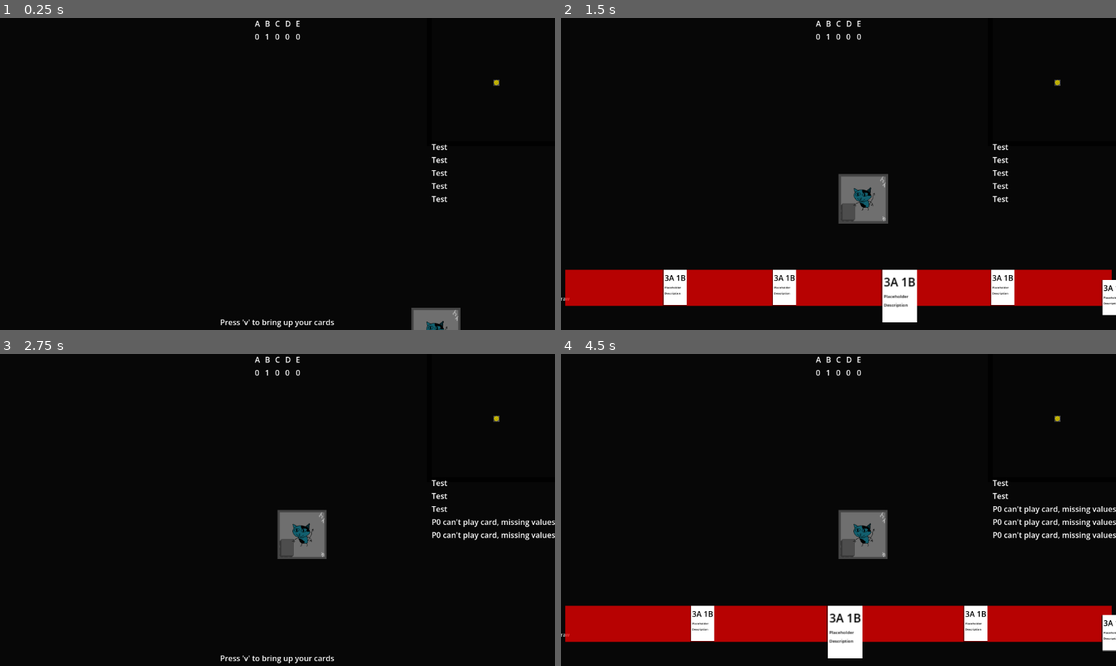
Above: before the commit, frames 1-4 (two rows, left to right).
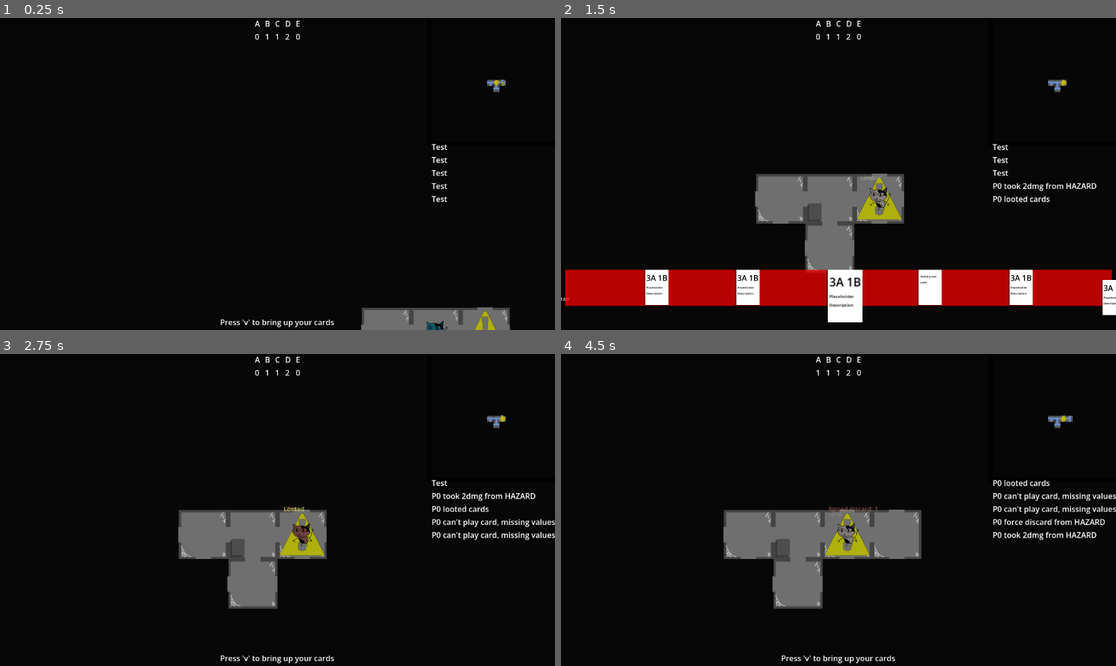
Above: after the commit, the same moments.

Repository: emrysshevek/gameganggame
Game: Godot game, scene res://scenes/GameScene.tscn
Two runs of this game, one before a commit and one after it. Both use one fixed random seed, a clock stepped at 60 frames per second and the inputs below.
Inputs (mouse positions are in pixels of both pictures, inside the frame that each line leads up to):
- Up to frame 1 (0.25 s): no input
- Up to frame 2 (1.5 s): tap V (debug_v) at 0.5, 1.25 s; move the mouse to (960, 158) at 0.52 s; hold D (move_right) 0.53-1.25 s; tap G (discard) at 0.6 s; click (960, 158) at 0.67 s; drag from (727, 189) to (810, 236) at 1.27 s
- Up to frame 3 (2.75 s): move the mouse to (333, 441) at 2.02 s; hold D (move_right) from 2.03 s (still down); click (333, 441) at 2.1 s; tap G (discard) at 2.3 s
- Up to frame 4 (4.5 s): release D (move_right) at 2.75 s; tap V (debug_v) at 2.75, 3.5, 4.25 s; drag from (810, 572) to (672, 463) at 2.77 s; move the mouse to (1005, 556) at 3.52 s; hold A (move_left) 3.53-4.25 s; hold Shift 3.53-4.25 s; tap G (discard) at 3.8 s; drag from (672, 463) to (755, 432) at 4.27 s

The runs differ from the first frame. In frame 1, 1.4% of the frame differs, in the area x 49-92%, y 5-100%; in frame 2, 11%; in frame 3, 5.4%; in frame 4, 20%, in the area x 0-100%, y 5-100%.
Error before the commit: Invalid call. Nonexistent function 'set_path' in base 'Node2D (Tile)'. (res://scenes/grid_manager.gd:83)

Commit message:
cleanup for grid sprite and tile
also fixed the drawing issue when you revealed a tile where the paths would show up above the shading layer

Diff:
--- a/entities/grid_sprite.gd
+++ b/entities/grid_sprite.gd
@@ -8,6 +8,8 @@
 
 #region properties
 var grid_coordinates:Vector2
+
+#remote camera transform is used when one of the players viewports are following a character/cursor around
 var _remote_camera_transform:RemoteTransform2D
 var type:Model.ObjectTypes
 var input_man:PlayerInputManager
@@ -15,6 +17,10 @@
 
 #region methods
 func set_visual_position(coords:Vector2):
+	#used to set the visual position of the sprite independently of moving it on the grid
+	#this is currently only used when first setting up the character sprite and the cursor
+	#all other movement of grid sprites occurs via grid_man
+	#this may not be necessary anymore but could be helpful for adjusting sprite position independent of grid
 	position = coords
 	move_remote_camera(coords)
 
@@ -25,6 +31,8 @@
 	texture = sprite_to_load
 
 func set_minimap_sprite(sprite_to_load:Resource, color_to_set:Color):
+	#sets up the sprite that will represent this grid sprite on the minimap
+	#if not set then the grid sprite will just appear all tiny on the minimap and might be hard to identify
 	var new_minimap_sprite = Sprite2D.new()
 	new_minimap_sprite.texture = sprite_to_load
 	new_minimap_sprite.set_visibility_layer(2)
@@ -34,6 +42,8 @@
 	add_child(new_minimap_sprite)
 
 func move(new_grid_position:Vector2, new_screen_position:Vector2):
+	#used for movement of grid sprite on grid
+	#this is called from grid_man->move object and shouldn't be called directly
 	grid_coordinates = new_grid_position
 	position = new_screen_position
 	move_remote_camera(position)
@@ -42,12 +52,16 @@
 	scale = new_scale
 
 func set_custom_offset(offset_amount:Vector2):
+	#used for correctly centering the sprite on the tile, or moving it off center if desired
 	offset = offset_amount
 
 func get_scaled_size():
+	#useful if you need to determine how much space the grid sprite takes up visually
 	return texture.get_size() * scale
 
 func set_remote_camera_transform(following_camera:Camera2D):
+	#this causes the camera to track this grid sprite object
+	#currently used for characters and cursor sprite moving on the map
 	var new_transform = RemoteTransform2D.new()
 	new_transform.update_rotation = false
 	new_transform.update_scale = false
@@ -56,13 +70,16 @@
 	add_child(_remote_camera_transform)
 
 func move_remote_camera(new_position:Vector2):
+	#moves the aforementioned remote camera via the transform
 	if _remote_camera_transform != null:
 		_remote_camera_transform.global_position = new_position
 
 func set_type(type_to_set:Model.ObjectTypes):
+	#type of the grid sprite, currently used for card targetting
 	type = type_to_set
 
 func damage_animation():
+	#simple little 'animation' that happens when a character is damaged
 	var new_tween = self.create_tween()
 	var previous_color = self.self_modulate
 	new_tween.tween_property(self, "self_modulate", Color("ffffff"), Config.animation_speed * 0.2)
@@ -73,6 +90,7 @@
 	new_tween.tween_property(self, "self_modulate", previous_color, Config.animation_speed)
 
 func play_pop_up(text:String, _set_color:Color):
+	#used to play a text indication of some action occuring, such as taking damage or picking up a card
 	var new_pop_up_label = Label.new()
 	#new_pop_up_label.visible = false
 	new_pop_up_label.horizontal_alignment = HORIZONTAL_ALIGNMENT_CENTER
@@ -85,11 +103,4 @@
 	new_tween.tween_property(new_pop_up_label, "position", new_pop_up_label.position - Vector2(0,15), Config.animation_speed)
 	new_tween.parallel().tween_property(new_pop_up_label, "self_modulate", Color(_set_color), Config.animation_speed)
 	new_tween.tween_property(new_pop_up_label, "self_modulate", Color("ffffff00"), Config.animation_speed * 2)
-
-func trigger_enter_ability(target:Character): #override for hazards
-	pass
-
-func trigger_exit_ability(target:Character): #override for hazards
-	pass
-
 #endregion
--- a/scenes/Tile.tscn
+++ b/scenes/Tile.tscn
@@ -78,6 +78,10 @@
 width = 20.0
 default_color = Color(0.5254902, 0.6862745, 0.9882353, 1)
 
+[node name="Overlay" type="Polygon2D" parent="Tile_Bkgd" unique_id=2127146897]
+visible = false
+color = Color(0.52156866, 0.52156866, 0.52156866, 1)
+
 [node name="SelectionHighlight" type="Polygon2D" parent="Tile_Bkgd" unique_id=1783550796]
 visibility_layer = 0
 color = Color(1, 1, 0.40392157, 0.3254902)
--- a/scenes/grid_manager.gd
+++ b/scenes/grid_manager.gd
@@ -78,10 +78,10 @@
 func add_path(tile1:Tile, connection_direction_from_tile1:directions, tile2:Tile):
 	#registers a connection between two tiles, which will allow characters to move between them
 	#and will cause a visual path to appear between them
-	var new_path = path.new()
+	var new_path = Path.new()
 	new_path.set_connections(tile1, tile2)
-	tile1.set_path(connection_direction_from_tile1, new_path)
-	tile2.set_path(_direction_opposites[connection_direction_from_tile1], new_path)
+	tile1.add_path(connection_direction_from_tile1, new_path)
+	tile2.add_path(_direction_opposites[connection_direction_from_tile1], new_path)
 	#currently we don't use blocked paths, but if we wanted to implement like, doors, we might want to
 	if new_path.blocked == false: #blocked paths will not be connected by A* to ensure they aren't considered for pathing
 		_a_star_floor_map[level].connect_points(tile1.a_star_id, tile2.a_star_id,true)
--- a/scenes/path.gd
+++ b/scenes/path.gd
@@ -1,4 +1,4 @@
-class_name path extends Node2D
+class_name Path extends Node2D
 
 #region properties
 var blocked:bool = false #determines if A* will see this as a valid path
--- a/scenes/path.tscn
+++ b/scenes/path.tscn
@@ -2,6 +2,5 @@
 
 [ext_resource type="Script" uid="uid://d1bg1wni0er7m" path="res://scenes/path.gd" id="1_jnavc"]
 
-
 [node name="Path" type="Node2D" unique_id=2095080396]
 script = ExtResource("1_jnavc")
--- a/scenes/tile.gd
+++ b/scenes/tile.gd
@@ -8,25 +8,41 @@
 #endregion
 
 #region properties
-var grid_coordinates:Vector2
-var explore_value:Model.CreatureValue
+#explore means a character has entered the tile and the 'explore value' has been used up
+#revealed just means the tile is fully visible to the players, but hasn't been entered
 var is_tile_explored:bool = false
 var is_tile_revealed:bool = false
-var paths:Dictionary
+var explore_value:Model.CreatureValue
+
+#paths are visually represented by line2Ds, and use the custom Path object
+var paths:Dictionary[GridManager.directions, Path]
 var _path_lines:Dictionary
+#there are separate line2Ds for the paths on the regular map and on the minimap so they can
+#be different sizes and colors
 var _path_lines_minimap:Dictionary
 var a_star_id:int #used by A* for identifying tile
+
 var tile_size:Vector2
+var grid_coordinates:Vector2
+var _revealed_texture:Resource
+
+#face down or face up cards on a tile are represented by a GridCards object that contains the cards
+#until they are picked up. They are differentiated so eventually face up cards can be identified
+#without needing to be on that tile
 var grid_cards_face_down:GridCards
 var grid_cards_face_up:GridCards
-@onready var hazard:Hazard = null
+
+#tiles are set up to only be able to have one hazard for now
+var hazard:Hazard = null
+
 @onready var _tile_bkd:Sprite2D = $Tile_Bkgd
 @onready var _highlight:Polygon2D = $Tile_Bkgd/SelectionHighlight
-var _revealed_texture:Resource
+@onready var _shading_overlay:Polygon2D = $Tile_Bkgd/Overlay
 #endregion
 
 #region methods
 func _ready() -> void:
+		#filling out the path lines dictionaries with the line2D children
 		_path_lines[GridManager.directions.north] = $Tile_Bkgd/North_Path
 		_path_lines[GridManager.directions.east] = $Tile_Bkgd/East_Path
 		_path_lines[GridManager.directions.south] = $Tile_Bkgd/South_Path
@@ -40,24 +56,28 @@
 		set_revealed_texture(load("res://art/revealed_test_tile.png"))
 
 func set_coordinates(coords:Vector2):
+	#tells the tile where grid_man understands it to be placed on the grid
+	#also sets the tile name as its grid coordinates so its easier to find in the viewer
 	grid_coordinates = coords
 	name = "Tile" + str(grid_coordinates)
 
 func reset_to_hidden():
+	#used at the end of map generation to set each tile to hidden
 	is_tile_explored = false
 	is_tile_revealed = false
 	_tile_bkd.texture = load("res://art/unrevealed_tile.png")
-	#_tile_bkd.self_modulate = Color("000000c0")
 
 func explore(entering_character:Character):
+	#occurs when a character enters the tile, changing the tiles color and generating values
 	if is_tile_revealed == false:
 		reveal(entering_character)
 	is_tile_explored = true
-	_tile_bkd.self_modulate = Color("ffffff")
+	_shading_overlay.visible = false
 	Utils.try_get_value_manager().gain_value(explore_value, 1)
 	tile_explored.emit(self, entering_character.character_id)
 
 func reveal(entering_character:Character):
+	#to be used when a tile is made visible by some card effect but the tile hasn't been explored yet
 	is_tile_revealed = true
 	tile_revealed.emit(self, entering_character)
 	if hazard != null:
@@ -67,28 +87,35 @@
 	if grid_cards_face_up != null:
 		grid_cards_face_up.visible = true
 	_tile_bkd.texture = _revealed_texture
-	_tile_bkd.self_modulate = Color("858585")
+	_shading_overlay.visible = true
 	for each_direction in [GridManager.directions.north, GridManager.directions.east, GridManager.directions.south, GridManager.directions.west]:
 		if paths.keys().has(each_direction):
 			_path_lines[each_direction].visible = true
 			_path_lines_minimap[each_direction].visible = true
 
 func enter(entering_character:Character):
+	#called by grid man when moving a character into a tile
 	if is_tile_explored == false:
 		explore(entering_character)
 	tile_entered.emit(self, entering_character.character_id)
 	if hazard != null:
 		hazard.trigger_enter_ability(entering_character)
+	#if any cards are on the tile in either grid pile they are currently all picked up and added
+	#to the characters hand
 	pickup_cards(entering_character)
 
 func exit(exiting_character:Character):
+	#called by grid man when moving a character out of a tile
 	if exiting_character.queued_drop_cards.is_empty() == false:
+		#if character discarded any loot cards they are dropped in the tile they are exiting upon exit
 		exiting_character.drop_queued_loot_cards()
 	tile_exited.emit(self, exiting_character.character_id)
 	if hazard != null:
 		hazard.trigger_exit_ability(exiting_character)
 
 func pickup_cards(character:Character):
+	#used when character enters a tile to have them grab all cards in the tile
+	#eventually we will want to mechanically differentiate face up/down cards more, but for now theyre the same
 	if grid_cards_face_up != null:
 		var face_up_pile_count = grid_cards_face_up.pile.count
 		for i in face_up_pile_count:
@@ -105,15 +132,20 @@
 		Events.looted_cards.emit(character)
 
 func add_hazard(new_hazard:Hazard) -> bool:
+	#used by grid man when adding a hazard to a tile during map generation
 	if hazard == null:
 		hazard = new_hazard
 		new_hazard.grid_coordinates = grid_coordinates
 		add_child(new_hazard)
 		return true
 	else:
+		#if for some reason you tried to add a hazard to a tile with a hazard on it, it wouldn't work
 		return false
 
 func add_grid_card(new_card:Card) -> void:
+	#when players drop cards or when cards are added during map generation this function
+	#adds the cards to an existing gridcard entity if one exists of the right type (face up/down)
+	#or creates a new gridcard entity if an appropriate one doesn't exist yet
 	if new_card.is_faceup == true:
 		if grid_cards_face_up == null:
 			var new_grid_card_pile = GridCards.new()
@@ -140,13 +172,20 @@
 func _set_random_explore_value():
 	explore_value = Model.CreatureValue.values().pick_random() #default quantity of 1 always for now
 
-func add_path(direction:int, path_obj:path):
+func add_path(direction:int, path_obj:Path):
+	#used during map creation or when making a new path with a card
+	#this sets up the path object relationship on this cards side, but the other side of the path
+	#still needs to be set. This should be called from grid man typically
 	paths[direction] = path_obj
 
 func remove_path(direction:int):
+	#removes this tiles path in the specified direction. Tile on the other side will still need
+	#its path removed as well. Should call from grid man to achieve this
 	paths[direction] = null
 
 func set_highlight(for_character_id:int, highlight_on:bool):
+	#used when targetting for a card, highlight is set per player to avoid confusion using masking/culling
+	#on the viewports
 	if highlight_on == true:
 		_highlight.set_visibility_layer_bit(for_character_id + 2, true)
 	else:
Not shown, changed: addons/gut/cli/optparse.gd
